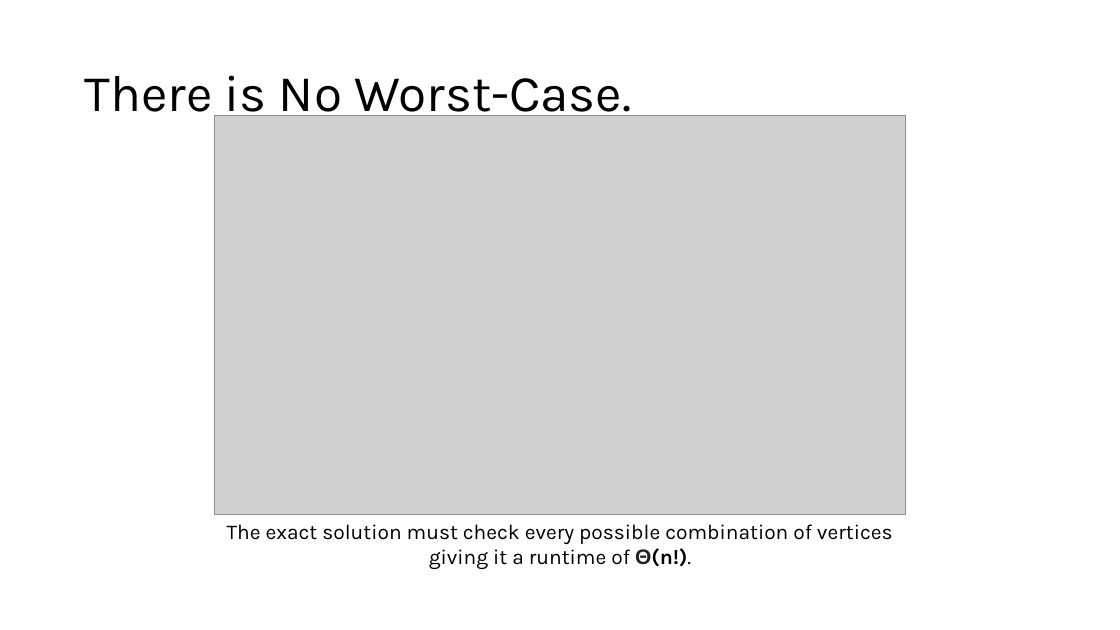
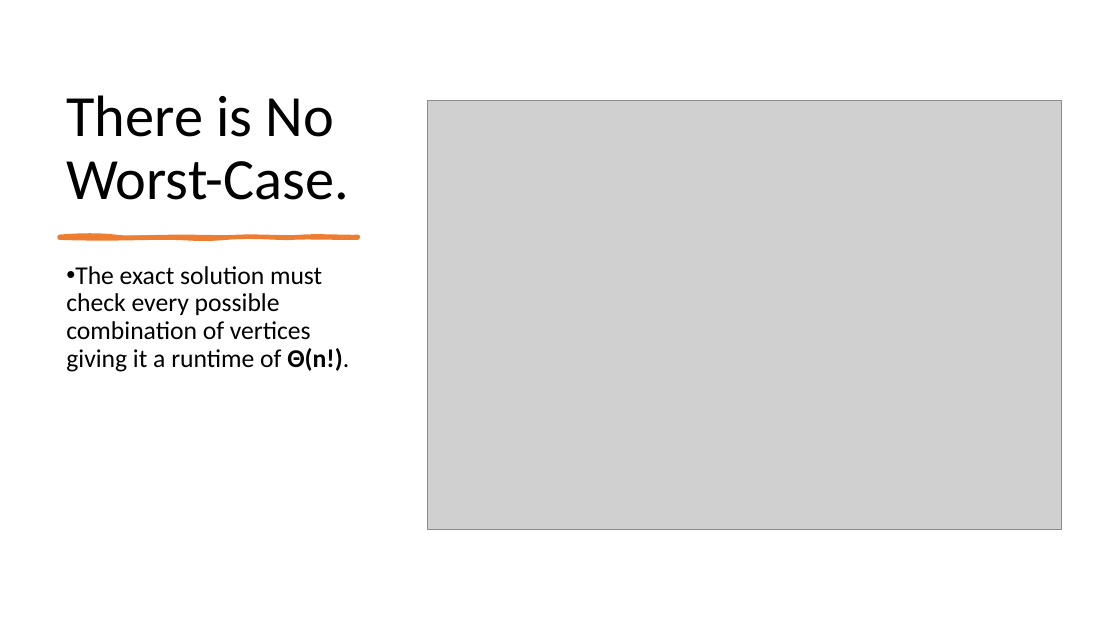
Before and after one commit to schaffsp/CS412FinalProject, a slide deck: slide 7 of problem_presentation.pptx. Drawn at 1120x630 pixels with LibreOffice and Linux fonts; fonts in the diff are those of the drawing; grey boxes stand for pictures. Boxes give left, top, right and bottom in pixels: in the first picture for what was removed or moved away, otherwise in the second. Text is boxed around its words. In the diff, an @@ line names an element or a change of style, - is before the commit and + after.

Commit message:
Add files via upload
Changed graph. Now 30min testcase represented

```diff
--- a/problem_presentation.pptx
+++ b/problem_presentation.pptx
@@ title "There is No Worst-Case.": place and size @@
-title "There is No Worst-Case." at (85,75,631,123)
+title "There is No Worst-Case." at (66,95,349,200)
@@ title "There is No Worst-Case." at (66,95,349,200): size 44 to 50 pt, font Karla to Calibri; vertical alignment middle to bottom @@
@@ picture: place and size @@
-picture at (214,115,906,514)
+picture at (428,100,1062,530)
@@ freeform shape added at (59,236,358,238), fill #ED7D31, outline #ED7D31 3 pt @@
@@ text "The exact solution must check ...": place and size @@
-text "The exact solution must check ..." at (227,524,893,569)
+text "The exact solution must check ..." at (66,266,349,372)
@@ text "The exact solution must check ..." at (66,266,349,372): size 18 to 22 pt, font Karla to Calibri; font Arial to Calibri, text colour #202122 to #000000 in "Θ(n!)."; alignment centre to left; bullet none to •; line spacing 1 to 0.9; more space between paragraphs @@
```
